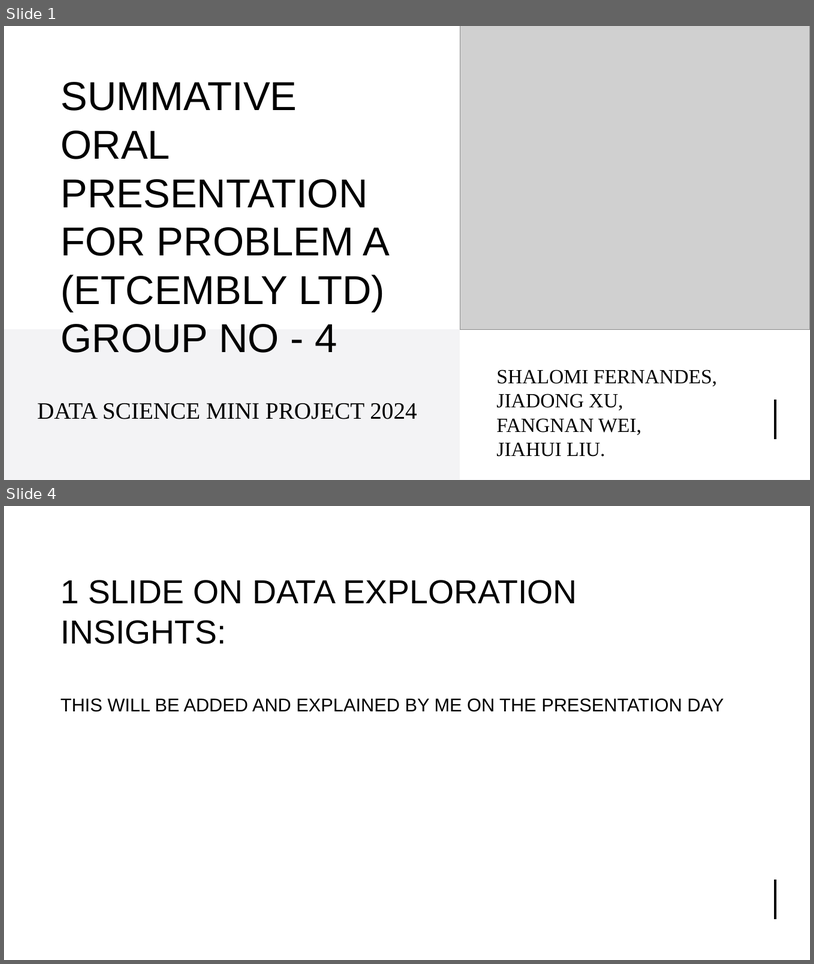
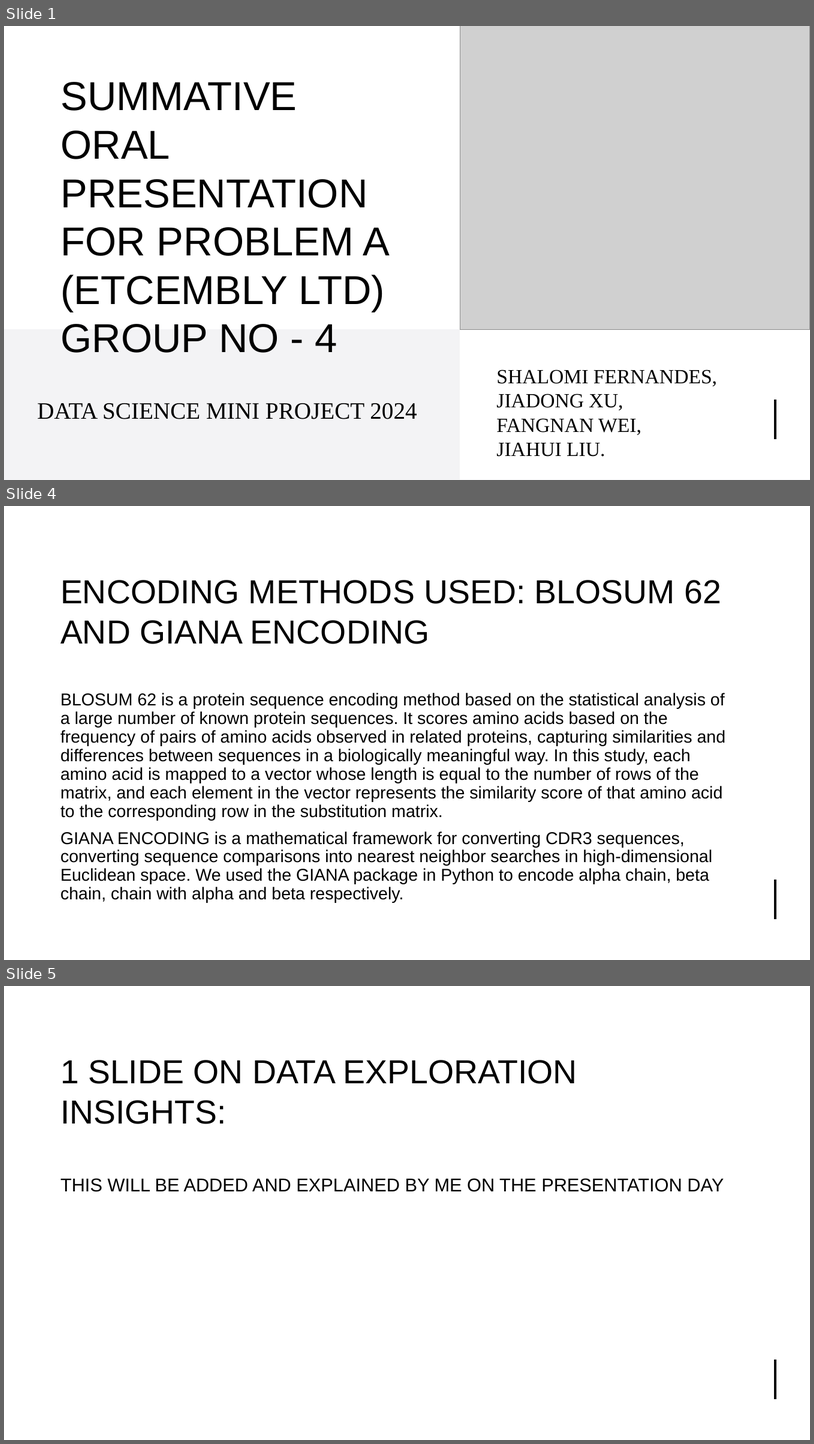
Before and after one commit to UoB-DSMP-2023-24/dsmp-2024-group4, a slide deck: summative presentation/Summative Oral Presentation-Group 4.pptx. Shown one above the other, each under a label of ours: slides 1 and 4 before the commit, slides 1, 4 and 5 after it; the slides between them are not shown. The pictures are 814x964 and 814x1444 pixels, drawn with LibreOffice and Linux fonts; fonts in the diff are those of the drawing; grey boxes stand for pictures. Boxes give left, top, right and bottom in pixels: in the first picture for what was removed or moved away, otherwise in the second. Text is boxed around its words. In the diff, an @@ line names an element or a change of style, - is before the commit and + after.

```diff
--- a/summative presentation/Summative Oral Presentation-Group 4.pptx
+++ b/summative presentation/Summative Oral Presentation-Group 4.pptx
@@ slide 4 added at (x1=4, y1=506, x2=810, y2=960), background #FFFFFF; not listed: 3 template elements that a slide beside it also shows @@
@@ title added at (x1=60, y1=580, x2=722, y2=644), 39.6 pt, text #000000 @@
+ENCODING METHODS USED: BLOSUM 62 AND GIANA ENCODING
@@ text added at (x1=60, y1=693, x2=726, y2=903), 20.4 pt, text #000000 @@
+BLOSUM 62 is a protein sequence encoding method based on the statistical analysis of a large number of known protein sequences. It scores amino acids based on the frequency of pairs of amino acids observed in related proteins, capturing similarities and differences between sequences in a biologically meaningful way. In this study, each amino acid is mapped to a vector whose length is equal to the number of rows of the matrix, and each element in the vector represents the similarity score of that amino acid to the corresponding row in the substitution matrix.
+GIANA ENCODING is a mathematical framework for converting CDR3 sequences, converting sequence comparisons into nearest neighbor searches in high-dimensional Euclidean space. We used the GIANA package in Python to encode alpha chain, beta chain, chain with alpha and beta respectively.
@@ what was slide 4 is now slide 5 @@
```
Also in this commit, not shown: 2 slides changed, 1 other file.
